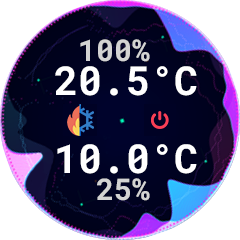
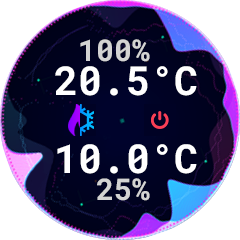
Before/after of a 240 x 240 layered artwork. What changed in the layer stack:
removed layer "heat_cool" (in "icons") from group "icons" over left=67, top=104, right=97, bottom=136
added group "heat_cool" (in "icons") with 2 layers in group "icons" over left=67, top=104, right=94, bottom=136
added layer "heat copy" in group "heat_cool" over left=67, top=104, right=80, bottom=136
added layer "cool copy" in group "heat_cool" over left=67, top=104, right=94, bottom=136
painted on "heat" over left=67, top=104, right=92, bottom=136
painted on "cool" over left=63, top=104, right=94, bottom=136
painted on "Calque 6" over left=119, top=117, right=126, bottom=124
